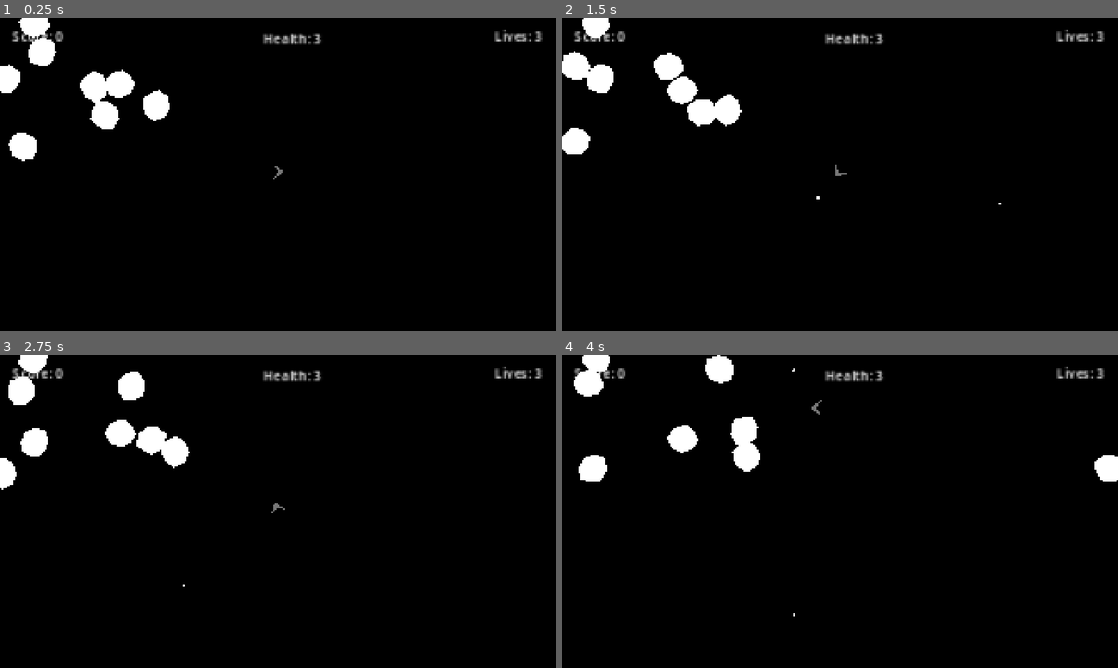
Above: before the commit, frames 1-4 (two rows, left to right).
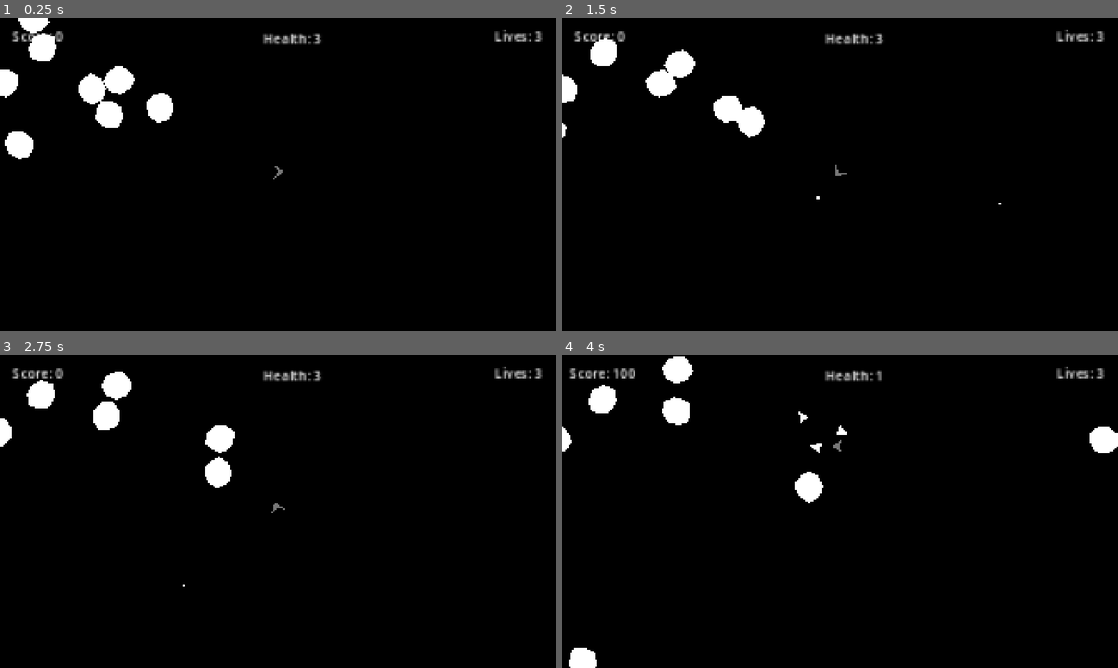
Above: after the commit, the same moments.

Repository: Sunny-Days-Ahead/asteroids
Game: Godot game, scene res://main.tscn
Two runs of this game, one before a commit and one after it. Both use one fixed random seed, a clock stepped at 60 frames per second and the inputs below.
Inputs:
- Up to frame 1 (0.25 s): no input
- Up to frame 2 (1.5 s): hold Right (right) 0.53-1.28 s; tap Space (shoot) at 0.6, 1.35 s; hold S (down) from 1.28 s (still down)
- Up to frame 3 (2.75 s): release S (down) at 2.03 s; hold Right (right) from 2.03 s (still down); tap Space (shoot) at 2.1 s
- Up to frame 4 (4 s): release Right (right) at 2.78 s; hold W (up) 2.78-3.53 s; tap Space (shoot) at 2.85, 3.6 s; hold A (left) from 3.53 s (still down)

The runs differ from the first frame. In frame 1, 0.9% of the frame differs, in the area x 0-32%, y 0-46%; in frame 2, 3.4%; in frame 3, 4.1%; in frame 4, 5.1%, in the area x 0-100%, y 0-100%.

Commit message:
bug fixes

Diff:
--- a/actors/big_asteroid/big_asteroid.gd
+++ b/actors/big_asteroid/big_asteroid.gd
@@ -32,13 +32,20 @@
 
 	rotation += rotation_speed * delta
 	position += heading * speed * delta
-	position.x = wrapf(position.x, 0, screen_size.x)
-	position.y = wrapf(position.y, 0, screen_size.y)
-	move_and_slide()
+	if position.x > 2020:
+		position.x = -100
+	if position.y > 1180:
+		position.y = -100
+	if position.x < -100:
+		position.x = 2020
+	if position.y < -100:
+		position.y = 1180
+	#position.x = wrapf(position.x, 0, screen_size.x)
+	#position.y = wrapf(position.y, 0, screen_size.y)
+	move_and_collide(heading)
 
 
 func _on_area_2d_area_shape_entered(area_rid: RID, area: Area2D, area_shape_index: int, local_shape_index: int) -> void:
-	hide()
 	score_100.emit(self) ##Return the name of the node with the signal
 
 
--- a/actors/laser/laser.gd
+++ b/actors/laser/laser.gd
@@ -19,10 +19,14 @@
 func _physics_process(delta: float) -> void:
 	# Every frame, adjust the position based on velocity and delta
 	position += velocity * delta
-
-	position.x = wrapf(position.x, 0, screen_size.x)
-	position.y = wrapf(position.y, 0, screen_size.y)
-
+	if position.x > 2020:
+		position.x = -100
+	if position.y > 1180:
+		position.y = -100
+	if position.x < -100:
+		position.x = 2020
+	if position.y < -100:
+		position.y = 1180
 	await get_tree().create_timer(1.2).timeout
 	queue_free()
 
--- a/actors/small_asteroid/small_asteroid.gd
+++ b/actors/small_asteroid/small_asteroid.gd
@@ -13,8 +13,8 @@
 
 	var length = get_viewport().size.y
 	var width = get_viewport().size.x
-	var randx = rng.randi_range(0, width)
-	var randy = rng.randi_range(0, length)
+	var randx = rng.randi_range(-100, width+100)
+	var randy = rng.randi_range(-100, length+100)
 	global_position = Vector2 (randx, randy)
 
 	speed = randi_range(-100, 100)
@@ -28,9 +28,15 @@
 
 	rotation += rotation_speed * delta
 	position += heading * speed * delta
-	position.x = wrapf(position.x, 0, screen_size.x)
-	position.y = wrapf(position.y, 0, screen_size.y)
-	move_and_slide()
+	if position.x > 2020:
+		position.x = -100
+	if position.y > 1180:
+		position.y = -100
+	if position.x < -100:
+		position.x = 2020
+	if position.y < -100:
+		position.y = 1180
+	move_and_collide(heading)
 
 
 @warning_ignore("unused_parameter")
--- a/main.gd
+++ b/main.gd
@@ -57,6 +57,7 @@
 
 func spawn_small_asteroid(x, y):
 	var small_asteroid_instance = small_asteroid.instantiate()
+	await get_tree().process_frame
 	asteroid_container.add_child(small_asteroid_instance)
 	small_asteroid_instance.score_50.connect(_on_score_50)
 	small_asteroid_instance.global_position.x = x
